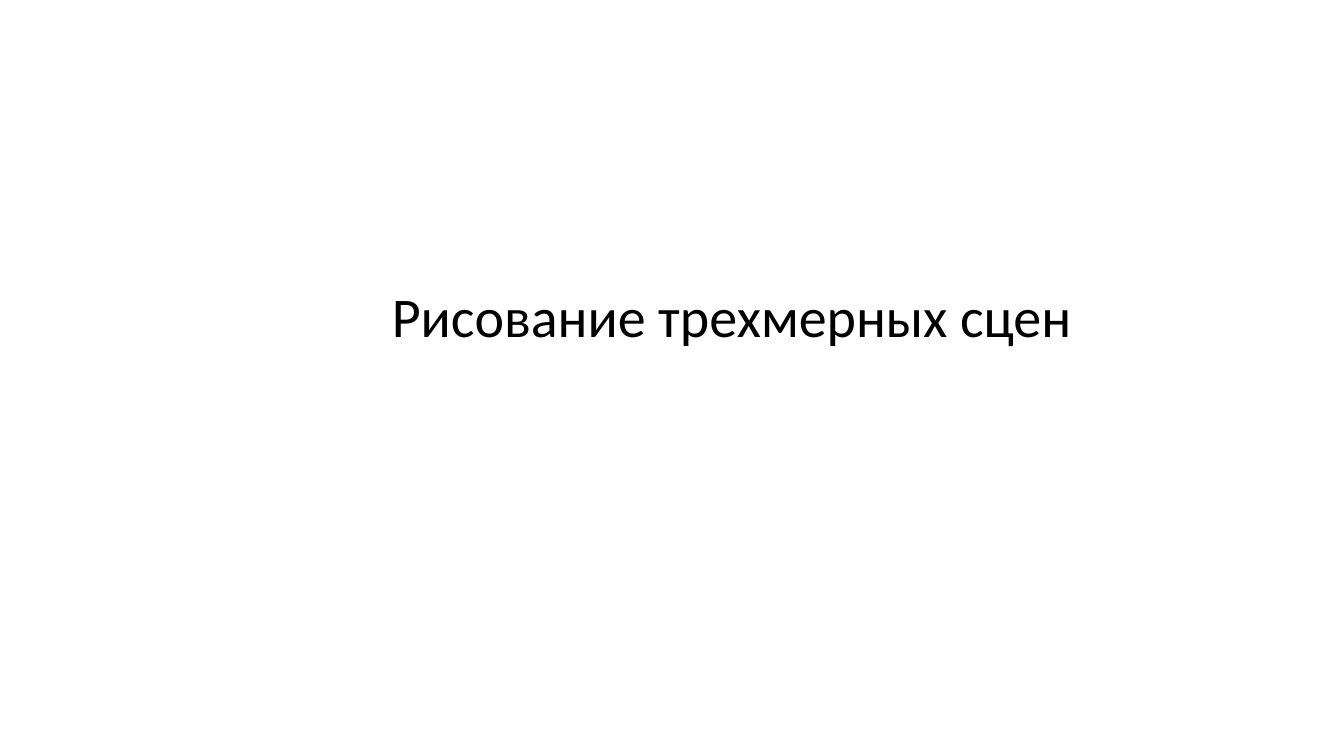
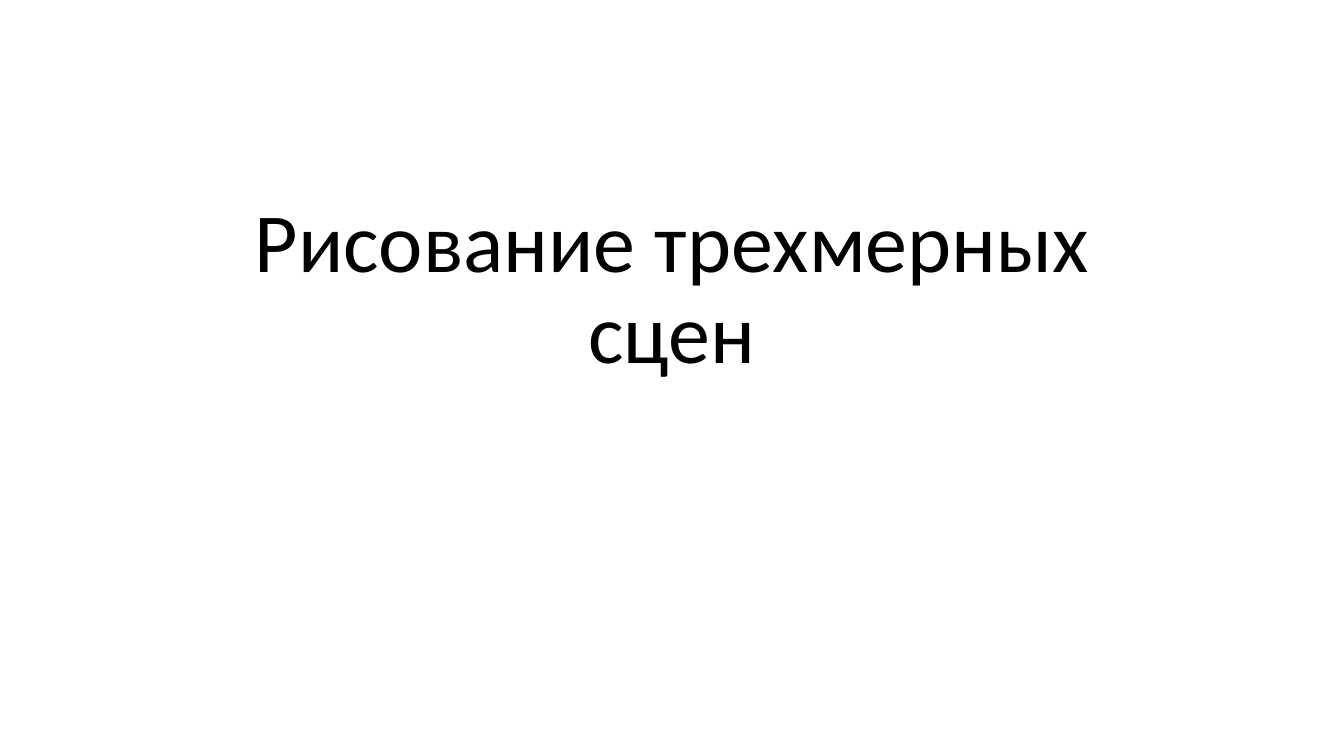
Before and after one commit to alexey-malov/cg-course, a slide deck: slide 120 of lectures/03 - Векторный анализ, трансформации и матрицы.pptx. Drawn at 1344x756 pixels with LibreOffice and Linux fonts; fonts in the diff are those of the drawing. Boxes give left, top, right and bottom in pixels: in the first picture for what was removed or moved away, otherwise in the second. Text is boxed around its words. In the diff, an @@ line names an element or a change of style, - is before the commit and + after.

```diff
--- a/lectures/03 - Векторный анализ, трансформации и матрицы.pptx
+++ b/lectures/03 - Векторный анализ, трансформации и матрицы.pptx
@@ title "Рисование трехмерных сцен": place and size @@
-title "Рисование трехмерных сцен" at (392, 301, 1071, 347)
+title "Рисование трехмерных сцен" at (255, 218, 1089, 377)
@@ title "Рисование трехмерных сцен" at (255, 218, 1089, 377): size 40 to 60 pt @@
```
Also in this commit, not shown: 2 other slides changed.
